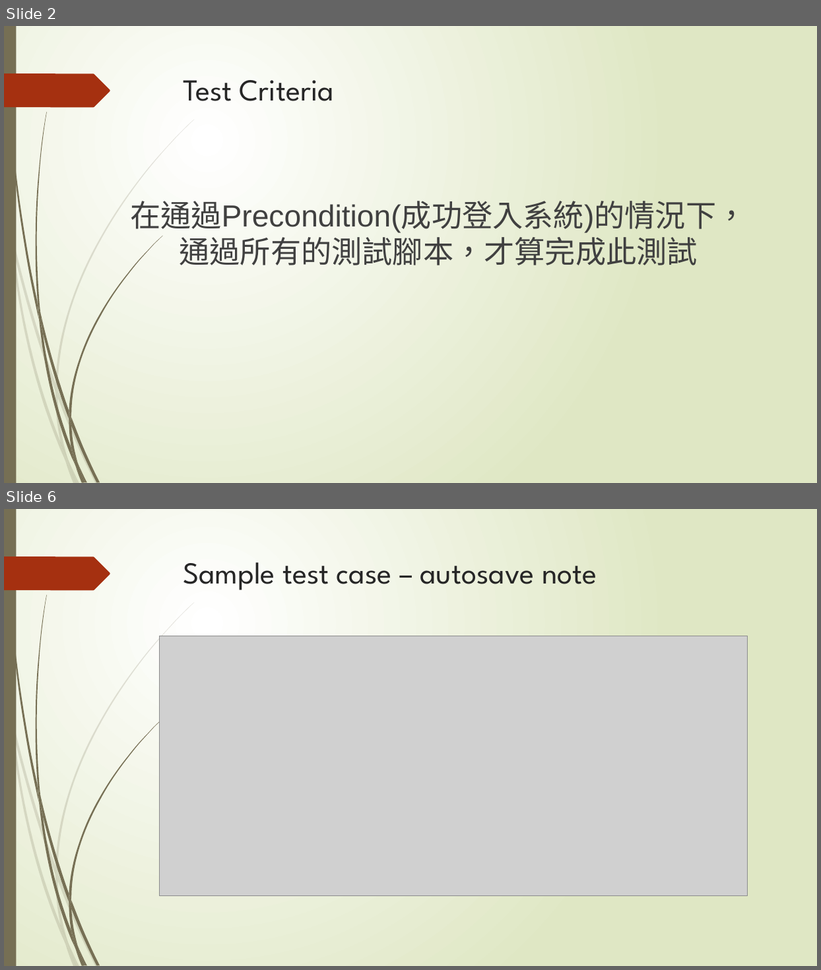
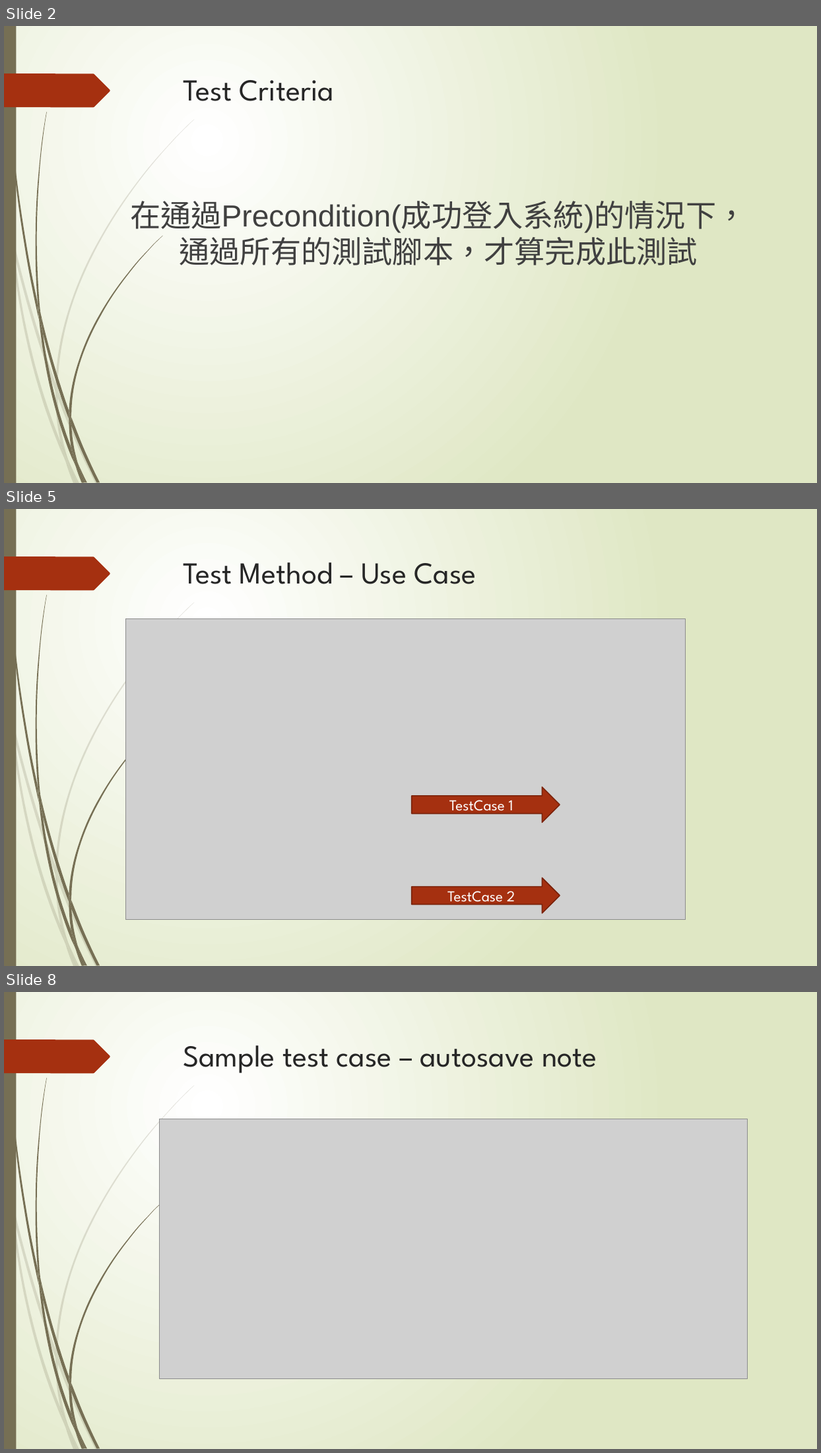
Before and after one commit to LeoLiu1209/STV_Sealnote, a slide deck: document/Final.pptx. Shown one above the other, each under a label of ours: slides 2 and 6 before the commit, slides 2, 5 and 8 after it; the slides between them are not shown. The pictures are 821x970 and 821x1453 pixels, drawn with LibreOffice and Linux fonts; fonts in the diff are those of the drawing; grey boxes stand for pictures. Boxes give left, top, right and bottom in pixels: in the first picture for what was removed or moved away, otherwise in the second. Text is boxed around its words. In the diff, an @@ line names an element or a change of style, - is before the commit and + after.

```diff
--- a/document/Final.pptx
+++ b/document/Final.pptx
@@ slide 5 added at (4,509,817,966), background gradient #FFFFFF to #DFE8C4; not listed: 24 template elements that a slide beside it also shows @@
@@ title added at (183,562,477,584), 36 pt, text #262626 @@
+Test Method – Use Case
@@ picture added at (126,619,685,920) @@
@@ right arrow added at (412,787,560,823), fill #A53010, outline #7A240C 1.25 pt, 18 pt, text #FFFFFF @@
+TestCase 1
@@ right arrow added at (412,878,560,914), fill #A53010, outline #7A240C 1.25 pt, 18 pt, text #FFFFFF @@
+TestCase 2
@@ what was slide 6 is now slide 8 @@
```
Also in this commit, not shown: 5 slides changed, 1 other slide added.
